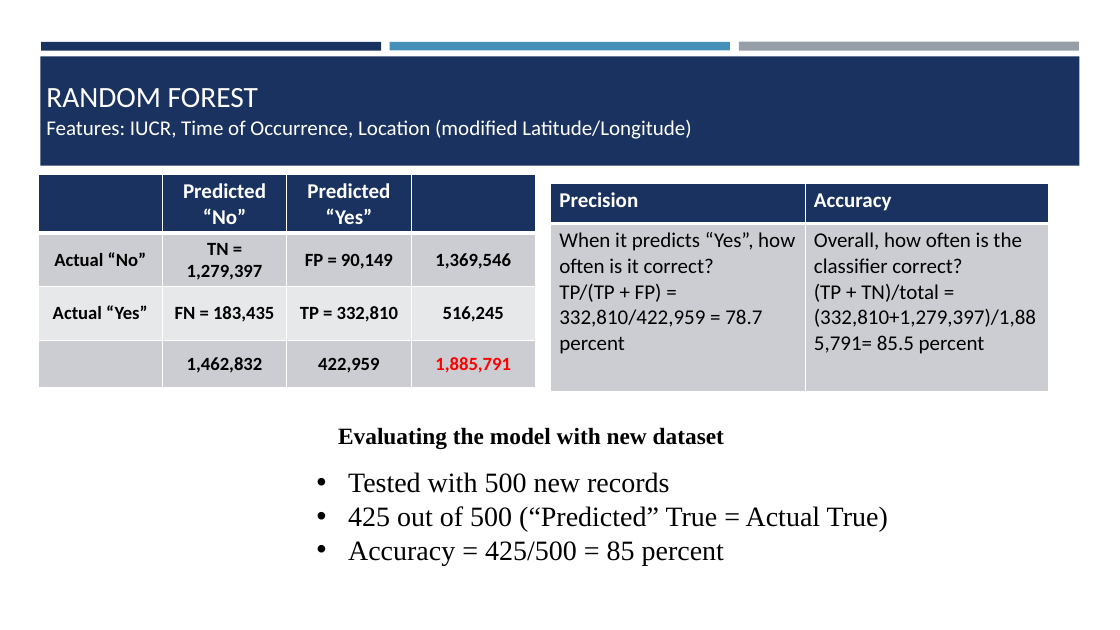
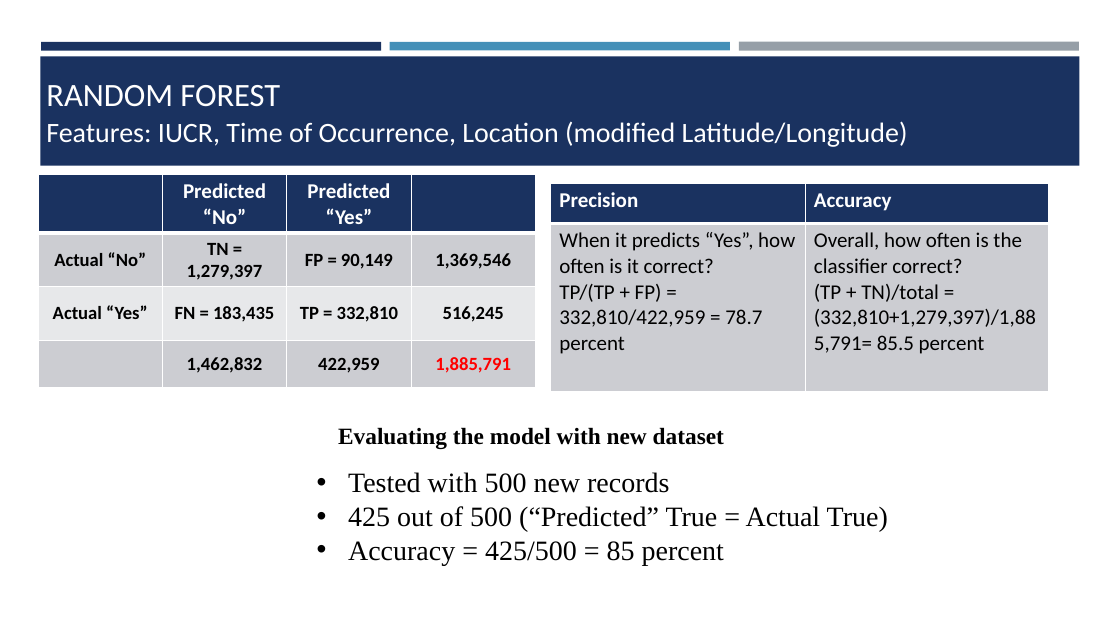
Before and after one commit to divyatv/MachineLearning_ChicagoCrime, a slide deck: slide 14 of Machine_Learning_Chicago_Crime_Dataset.pptx (slide 12 before the commit). Drawn at 1120x630 pixels with LibreOffice and Linux fonts; fonts in the diff are those of the drawing. Boxes give left, top, right and bottom in pixels: in the first picture for what was removed or moved away, otherwise in the second. Text is boxed around its words. In the diff, an @@ line names an element or a change of style, - is before the commit and + after.

```diff
--- a/Machine_Learning_Chicago_Crime_Dataset.pptx
+++ b/Machine_Learning_Chicago_Crime_Dataset.pptx
@@ title "RANDOM FOREST" at <box>46,85,280,107</box>: size 25.2 to 27.9 pt @@
@@ text "Features: IUCR, Time of Occurrence, ..." at <box>46,121,908,147</box>: size 18 to 24 pt @@
```
Also in this commit, not shown: 6 other slides changed, 2 slides added, 19 other files.
